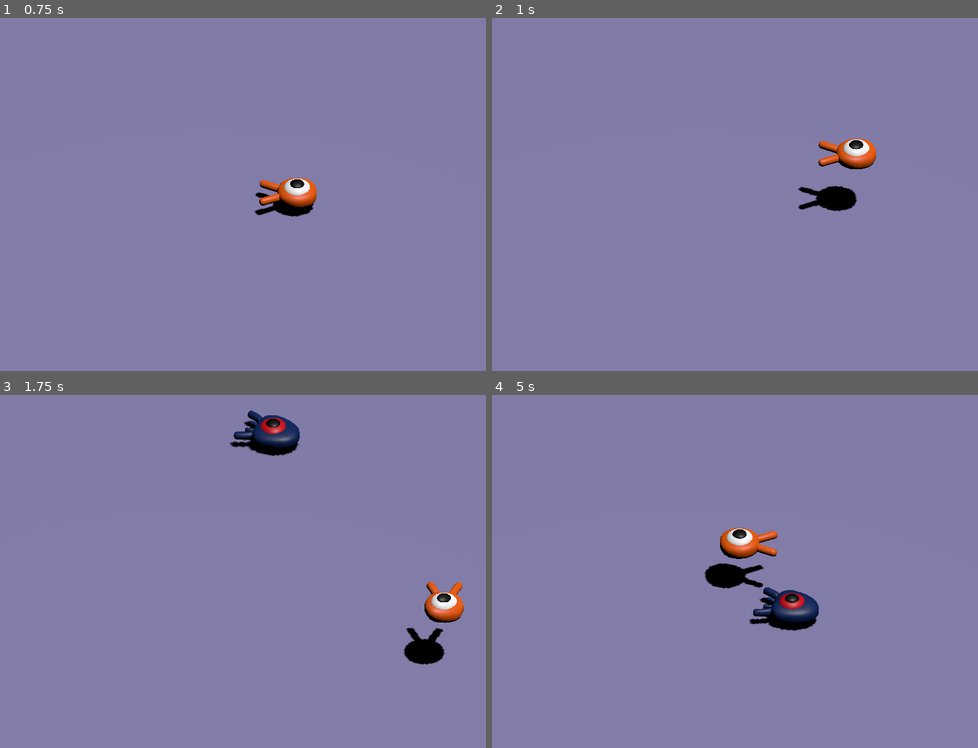
Above: before the commit, frames 1-4 (two rows, left to right).
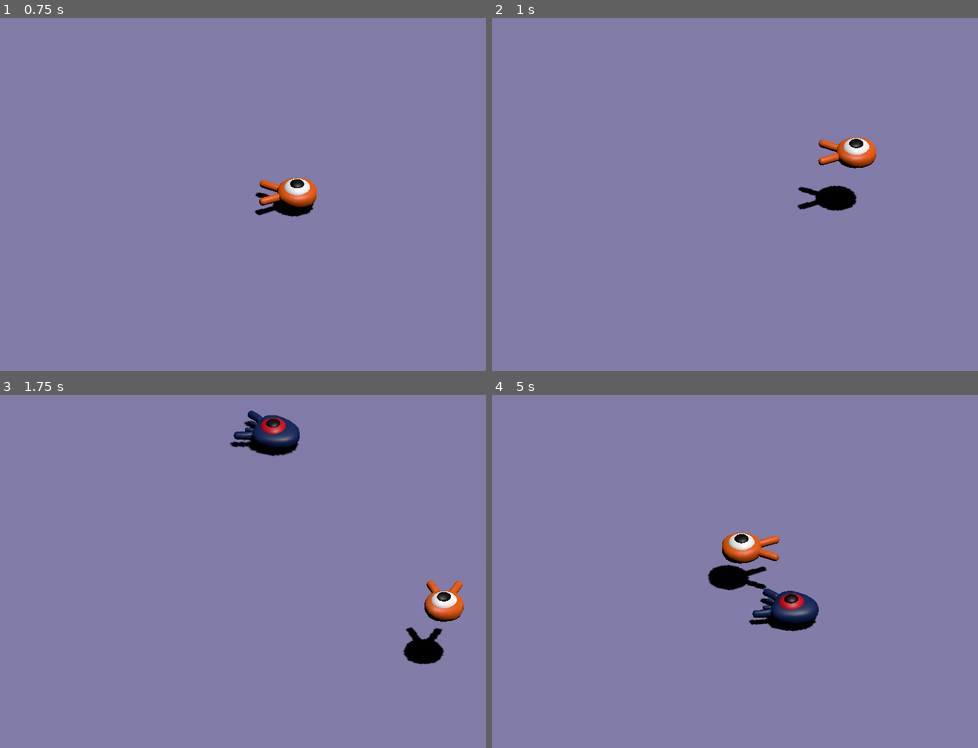
Above: after the commit, the same moments.

Repository: nilodude/squash_the_creeps_start_1.1.0
Game: Godot game, scene res://main.tscn
Same seed, same stepped clock (60 frames per second), same inputs: the game is played once before the commit and once after it.
Inputs:
- Up to frame 1 (0.75 s): tap Enter at 0.5 s; hold D (move_right) from 0.53 s (still down)
- Up to frame 2 (1 s): keep holding D (move_right); tap Space (jump) at 0.77 s
- Up to frame 3 (1.75 s): release D (move_right) at 1.28 s; hold S (move_back) from 1.28 s (still down); tap Space (jump) at 1.52 s
- Up to frame 4 (5 s): release S (move_back) at 2.03 s; hold D (move_right) 2.03-2.78 s; hold W (move_forward) 2.78-3.53 s; tap Space (jump) at 3.02, 3.77, 4.52 s; hold A (move_left) from 3.53 s (still down)

Frame 1 is identical in both runs. In frame 2, 0.4% of the frame differs, in the area x 62-80%, y 33-55%; in frame 3, 0.3%; in frame 4, 1.3%, in the area x 43-68%, y 37-67%.

Commit message:
enemy bumped being throwed away

Diff:
--- a/main.tscn
+++ b/main.tscn
@@ -88,7 +88,7 @@
 curve = SubResource("Curve3D_1w4xr")
 
 [node name="SpawnLocation" type="PathFollow3D" parent="SpawnPath"]
-transform = Transform3D(-0.000877305, 0, -1, 0, 1, 0, 1, 0, -0.000877305, -22.6747, 0, -12.4588)
+transform = Transform3D(-0.00087802, 0, -1, 0, 1, 0, 1, 0, -0.00087802, -22.6747, 0, -12.4588)
 
 [node name="MobTimer" type="Timer" parent="."]
 wait_time = 0.5
--- a/mob.gd
+++ b/mob.gd
@@ -1,14 +1,45 @@
 extends CharacterBody3D
 
 signal squashed
-signal hit
+signal gotHit
 
 @export var min_speed = 10
 
 @export var max_speed = 18
 
-func _physics_process(_delta):
+var target_velocity = velocity
+var hitVel = Vector3.ZERO
+
+func _physics_process(delta):
+	var direction = Vector3.ZERO
+
+	if(hitVel != Vector3.ZERO):
+		if hitVel.x > 0:
+			direction.x += 1
+		if hitVel.x < 0:
+			direction.x -= 1
+		if hitVel.z > 0:
+			direction.z += 1
+		if hitVel.z < 0:
+			direction.z -= 1
+
+		if direction != Vector3.ZERO:
+			direction = direction.normalized()
+			$Pivot.look_at(position + direction, Vector3.UP)
+
+		target_velocity.x = direction.x * 20
+		target_velocity.z = direction.z * 20
+
+		target_velocity.x = target_velocity.x - (5 * delta)
+		target_velocity.z = target_velocity.z - (5 * delta)
+
+
+		velocity=target_velocity
+
+		hitVel = Vector3.ZERO
+
 	move_and_slide()
+
 
 func initialize(start_position, player_position):
 	look_at_from_position(start_position, player_position, Vector3.UP)
@@ -26,6 +57,6 @@
 	squashed.emit()
 	queue_free()
 
-func beenhit(direction):
-	hit.emit()
-	velocity = velocity.reflect(direction)
+func receiveHit(vel):
+	hitVel = vel
+	gotHit.emit()
--- a/mob.tscn
+++ b/mob.tscn
@@ -8,7 +8,7 @@
 
 [node name="Mob" type="CharacterBody3D" groups=["mob"]]
 collision_layer = 2
-collision_mask = 7
+collision_mask = 3
 script = ExtResource("1_1sc0n")
 
 [node name="Pivot" type="Node3D" parent="."]
--- a/player.gd
+++ b/player.gd
@@ -31,7 +31,7 @@
 	if not is_on_floor(): # If in the air, fall towards the floor. Literally gravity
 		target_velocity.y = target_velocity.y - (fall_acceleration * delta)
 
-	velocity = target_velocity
+
 
 	if is_on_floor() and Input.is_action_just_pressed("jump"):
 		target_velocity.y = jump_impulse
@@ -49,11 +49,10 @@
 			if Vector3.UP.dot(collision.get_normal()) > 0.1:
 				mob.squash()
 				target_velocity.y = bounce_impulse
+			else:
+				mob.receiveHit(target_velocity)
 
 
-			if Vector3(direction.x, 0, direction.z).dot(collision.get_normal()) > 0.1:
-				mob.beenhit(direction)
-				target_velocity.y = bounce_impulse/10
-
+	velocity = target_velocity
 
 	move_and_slide()
